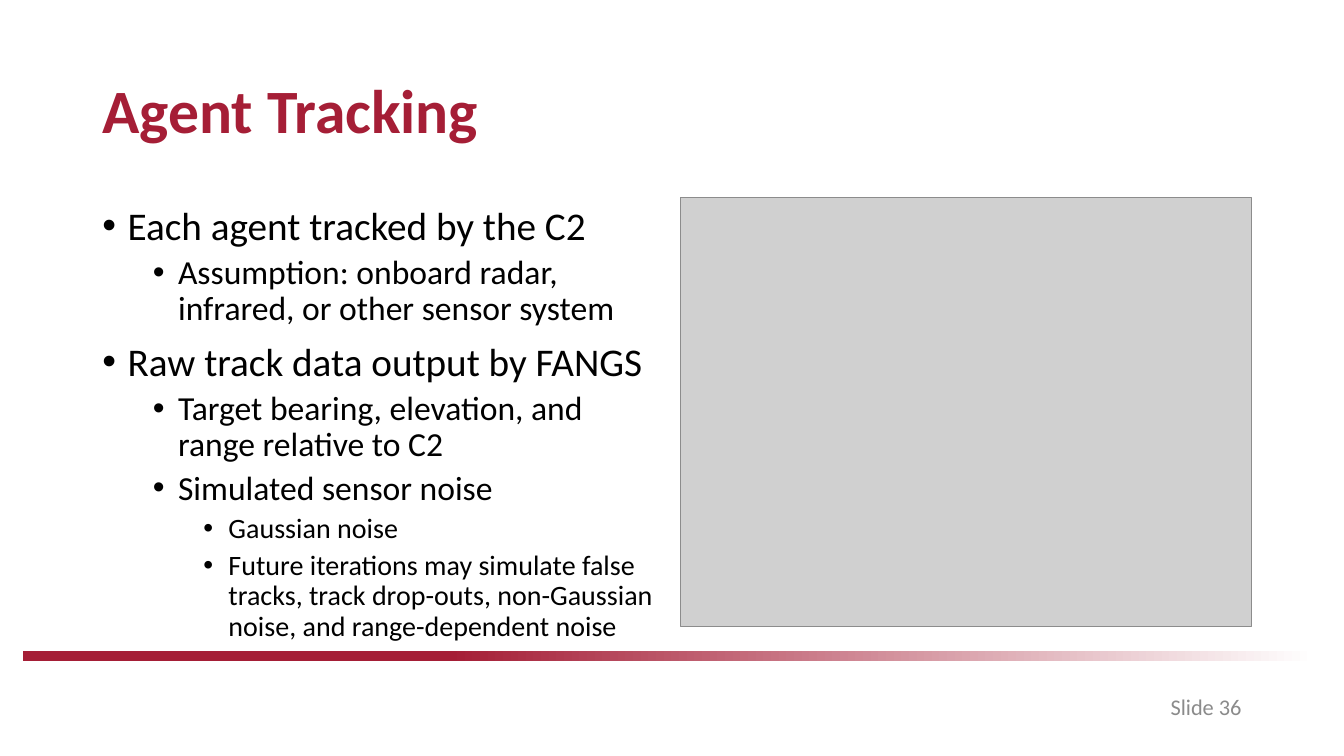
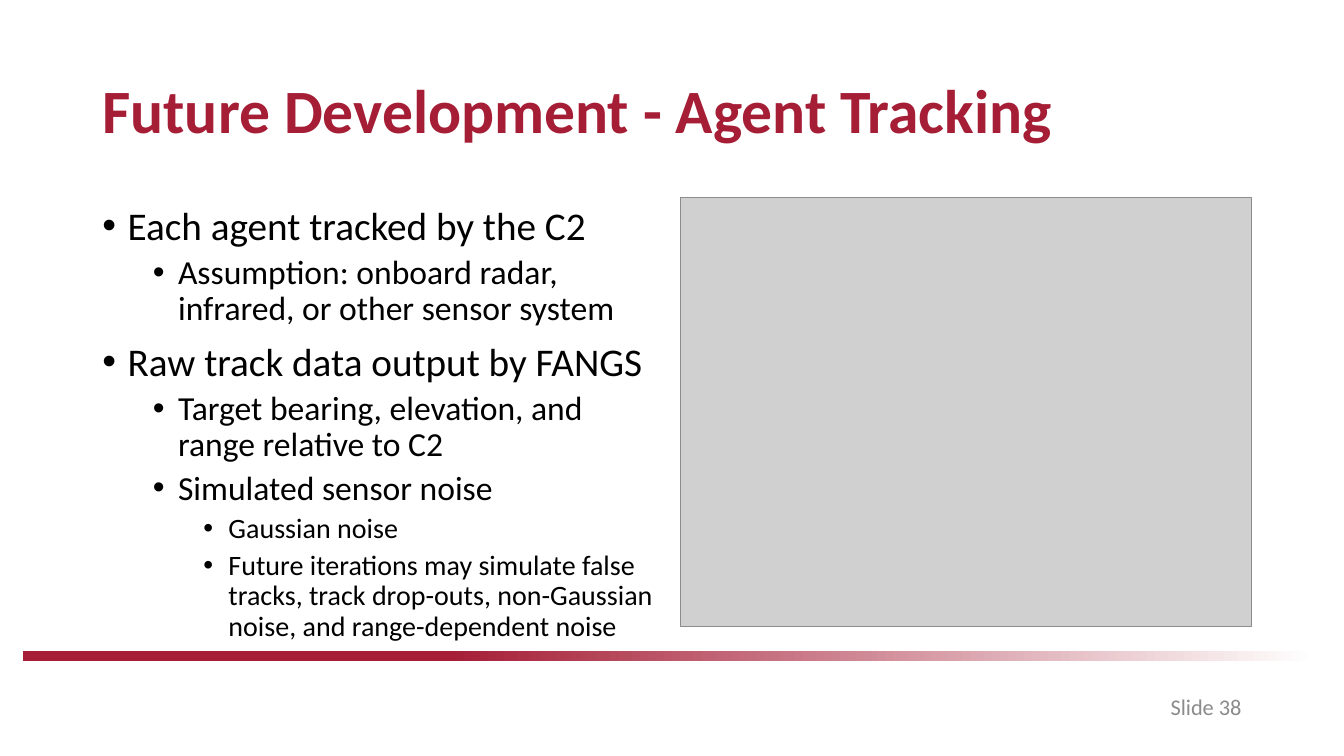
Before and after one commit to drjdlarson/angst, a slide deck: slide 38 of saved_simulations/CE/Springer_Culminating_Experience_Project.pptx (slide 36 before the commit). Drawn at 1344x756 pixels with LibreOffice and Linux fonts; fonts in the diff are those of the drawing; grey boxes stand for pictures; background and template pictures are left out. Boxes give left, top, right and bottom in pixels: in the first picture for what was removed or moved away, otherwise in the second. Text is boxed around its words. In the diff, an @@ line names an element or a change of style, - is before the commit and + after.

Commit message:
Single agent and multi agent sims complete

```diff
--- a/saved_simulations/CE/Springer_Culminating_Experience_Project.pptx
+++ b/saved_simulations/CE/Springer_Culminating_Experience_Project.pptx
@@ title at (102,89,1052,144): text changed @@
-Agent Tracking
+Future Development - Agent Tracking
@@ page number at (1171,699,1242,715): text changed @@
-Slide 36
+Slide 38
```
Also in this commit, not shown: 12 other slides changed, 4 slides added, 1 slide removed, 25 other files.
